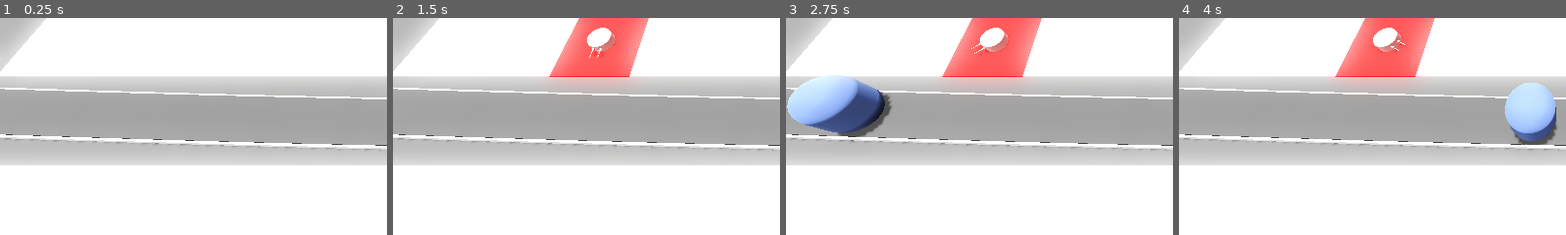
Above: before the commit, frames 1-4 (left to right).
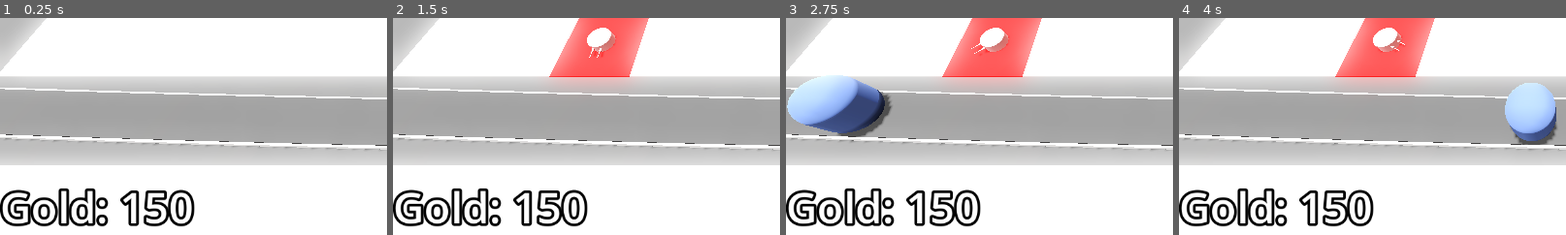
Above: after the commit, the same moments.

Repository: fbcs-jourdan/Barbarian-Blaster
Game: Godot game, scene res://base_level.tscn
The game is run twice, just before and just after one commit, with the same random seed, the same clock (stepped at 60 frames per second) and the same inputs.
Inputs (mouse positions are % of the whole screen's width and height, from its top left):
- Up to frame 1 (0.25 s): no input
- Up to frame 2 (1.5 s): tap Enter at 0.5 s; move the mouse to (72, 45) at 0.52 s; click (72, 45) at 0.6 s; tap Space at 1.25 s; move the mouse to (30, 55) at 1.27 s; click (30, 55) at 1.35 s
- Up to frame 3 (2.75 s): tap Enter at 2 s; move the mouse to (60, 28) at 2.02 s; click (60, 28) at 2.1 s
- Up to frame 4 (4 s): move the mouse to (45, 70) at 2.77 s; click (45, 70) at 2.85 s; move the mouse to (80, 65) at 3.52 s; click (80, 65) at 3.6 s
The pictures show only the part of the screen within x 0-50%, y 50-100%; the shares and areas given below are measured in that part.

The runs differ from the first frame. In frame 1, 4.0% of the frame differs, in the area x 0-51%, y 78-97%; in frame 2, 4.0%; in frame 3, 4.0%; in frame 4, 4.0%.

Commit message:
add bank still wip

Diff:
--- /dev/null
+++ b/barbarian-blaster/bank.gd
@@ -0,0 +1,13 @@
+extends MarginContainer
+
+@export var starting_variable := 150
+@onready var label: Label = $Label
+
+var gold : int :
+	set(new_gold):
+		gold = max(0, new_gold)
+		label.text = "Gold: " + str(new_gold)
+
+
+func _ready() -> void:
+	gold = starting_variable
--- a/barbarian-blaster/base_level.tscn
+++ b/barbarian-blaster/base_level.tscn
@@ -6,6 +6,7 @@
 [ext_resource type="PackedScene" uid="uid://bjm3aimmxm1mh" path="res://base/base.tscn" id="3_eesb3"]
 [ext_resource type="Script" uid="uid://bu0mmqas0o7ht" path="res://path_3d.gd" id="3_ftfrf"]
 [ext_resource type="PackedScene" uid="uid://bbobhpo7aul2n" path="res://turretmanager/turret_manager.tscn" id="5_ftfrf"]
+[ext_resource type="Script" uid="uid://cqj4mvv05d04g" path="res://bank.gd" id="7_2elnx"]
 
 [sub_resource type="ProceduralSkyMaterial" id="ProceduralSkyMaterial_bo3yr"]
 sky_top_color = Color(0.9, 0.9, 0.9, 1)
@@ -36,6 +37,11 @@
 
 [sub_resource type="StandardMaterial3D" id="StandardMaterial3D_eesb3"]
 
+[sub_resource type="LabelSettings" id="LabelSettings_u2wky"]
+font_size = 64
+outline_size = 16
+outline_color = Color(0, 0, 0, 1)
+
 [node name="BaseLevel" type="Node3D"]
 
 [node name="WorldEnvironment" type="WorldEnvironment" parent="."]
@@ -63,12 +69,12 @@
 "cells": PackedInt32Array(65535, 0, 131072, 65535, 2, 131072, 1, 65535, 131072, 2, 65535, 131072, 4, 65535, 131072, 655 …(723 unchanged characters)…
 }
 
-[node name="Path3D" type="Path3D" parent="."]
+[node name="EnemyPath" type="Path3D" parent="."]
 curve = SubResource("Curve3D_bo3yr")
 script = ExtResource("3_ftfrf")
 enemy_scene = ExtResource("2_5vx1e")
 
-[node name="Road" type="CSGPolygon3D" parent="Path3D"]
+[node name="Road" type="CSGPolygon3D" parent="EnemyPath"]
 polygon = PackedVector2Array(-1, 0, -1, 0.3, 1, 0.3, 1, 0)
 mode = 2
 path_node = NodePath("..")
@@ -83,7 +89,7 @@
 path_joined = false
 material = SubResource("StandardMaterial3D_5vx1e")
 
-[node name="LeftEdge" type="CSGPolygon3D" parent="Path3D"]
+[node name="LeftEdge" type="CSGPolygon3D" parent="EnemyPath"]
 polygon = PackedVector2Array(-1.1, 0, -1.1, 0.25, -0.9, 0.25, -0.9, 0)
 mode = 2
 path_node = NodePath("..")
@@ -98,7 +104,7 @@
 path_joined = false
 material = SubResource("StandardMaterial3D_eesb3")
 
-[node name="RightEdge" type="CSGPolygon3D" parent="Path3D"]
+[node name="RightEdge" type="CSGPolygon3D" parent="EnemyPath"]
 polygon = PackedVector2Array(1.1, 0, 1.1, 0.25, 0.9, 0.25, 0.9, 0)
 mode = 2
 path_node = NodePath("..")
@@ -113,7 +119,7 @@
 path_joined = false
 material = SubResource("StandardMaterial3D_eesb3")
 
-[node name="Timer" type="Timer" parent="Path3D"]
+[node name="Timer" type="Timer" parent="EnemyPath"]
 wait_time = 2.0
 autostart = true
 
@@ -121,6 +127,22 @@
 transform = Transform3D(1, 0, 0, 0, 1, 0, 0, 0, 1, -14.136696, 0, -12.798513)
 
 [node name="TurretManager" parent="." node_paths=PackedStringArray("enemy_path") instance=ExtResource("5_ftfrf")]
-enemy_path = NodePath("../Path3D")
+enemy_path = NodePath("../EnemyPath")
 
-[connection signal="timeout" from="Path3D/Timer" to="Path3D" method="_on_timer_timeout"]
+[node name="Bank" type="MarginContainer" parent="."]
+anchors_preset = 15
+anchor_right = 1.0
+anchor_bottom = 1.0
+grow_horizontal = 2
+grow_vertical = 2
+mouse_filter = 2
+script = ExtResource("7_2elnx")
+
+[node name="Label" type="Label" parent="Bank"]
+layout_mode = 2
+size_flags_horizontal = 0
+size_flags_vertical = 8
+text = "Gold: 150"
+label_settings = SubResource("LabelSettings_u2wky")
+
+[connection signal="timeout" from="EnemyPath/Timer" to="EnemyPath" method="_on_timer_timeout"]
Not shown, added: barbarian-blaster/bank.gd.uid
Not shown: 1 places in barbarian-blaster/base_level.tscn that only renumber resources
